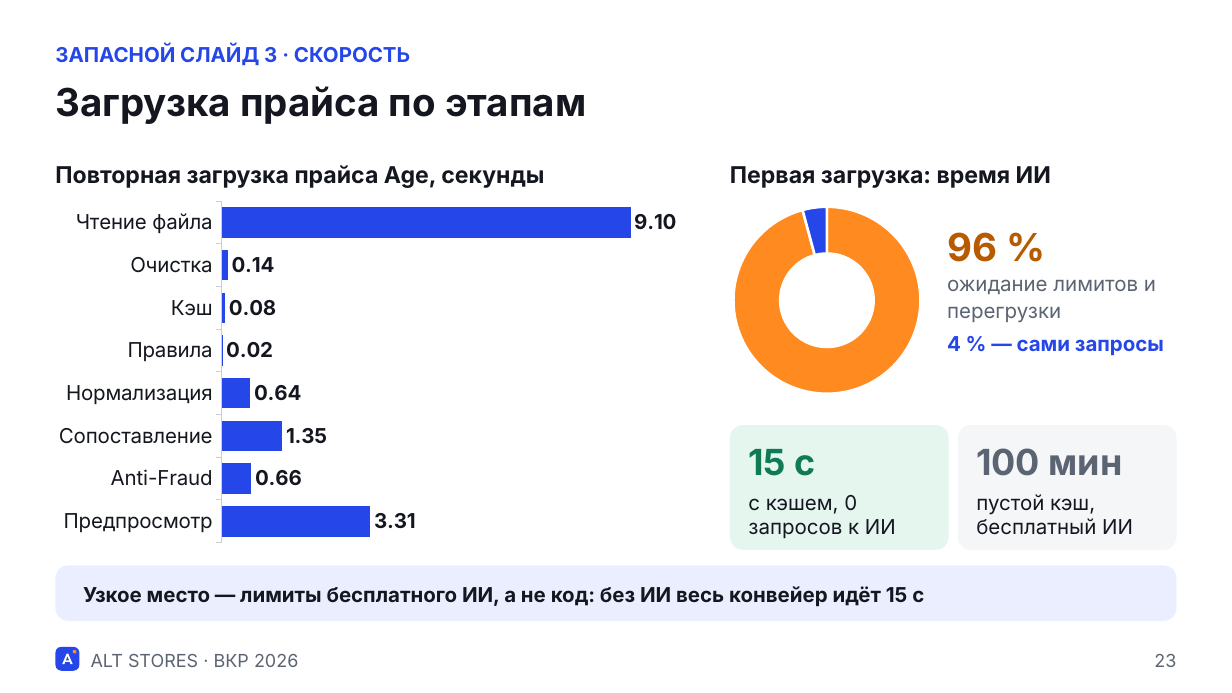
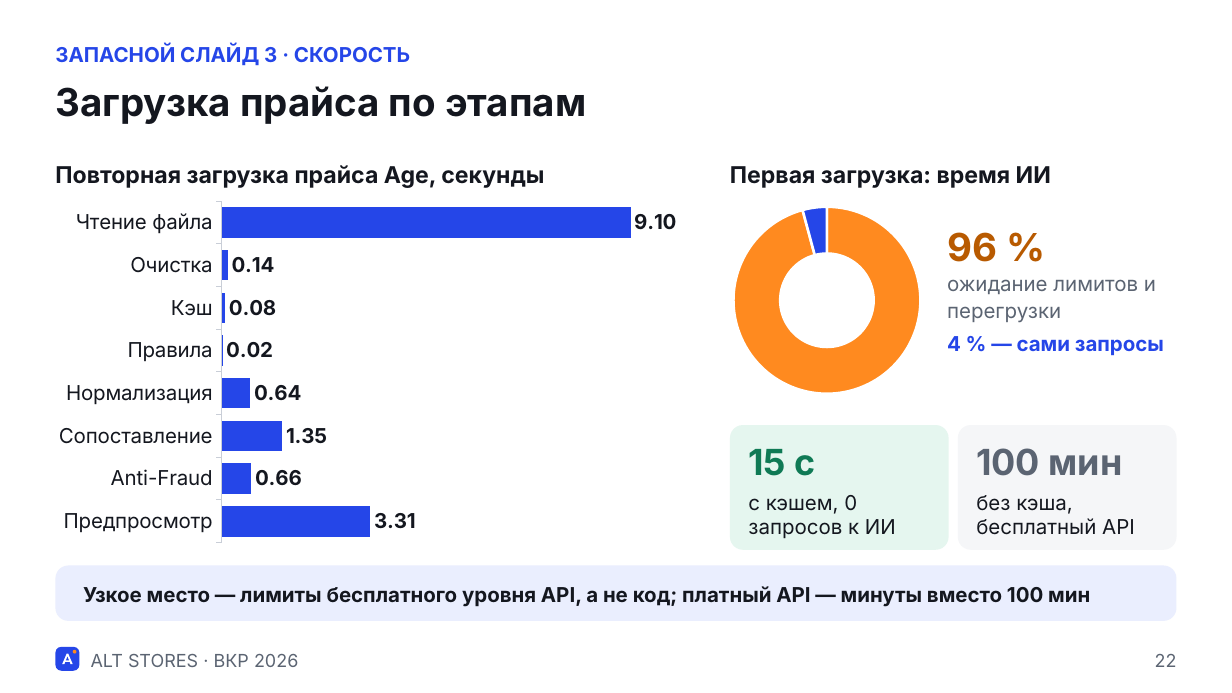
Before and after one commit to AzizArgon/alt-stores, a slide deck: slide 22 of docs/presentation/ALT_STORES_defense.pptx (slide 23 before the commit). Drawn at 1232x693 pixels with LibreOffice and Linux fonts; fonts in the diff are those of the drawing. Boxes give left, top, right and bottom in pixels: in the first picture for what was removed or moved away, otherwise in the second. Text is boxed around its words. In the diff, an @@ line names an element or a change of style, - is before the commit and + after.

```diff
--- a/docs/presentation/ALT_STORES_defense.pptx
+++ b/docs/presentation/ALT_STORES_defense.pptx
@@ text at (976,495,1135,535): text changed @@
-пустой кэш, бесплатный ИИ
+без кэша, бесплатный API
@@ text at (83,586,1090,607): text changed @@
-Узкое место — лимиты бесплатного ИИ, а не код: без ИИ весь конвейер идёт 15 с
+Узкое место — лимиты бесплатного уровня API, а не код; платный API — минуты вместо 100 мин
@@ text at (1155,654,1177,667): text changed @@
-23
+22
```
Also in this commit, not shown: 12 other slides changed, 3 slides removed, 25 other files.
